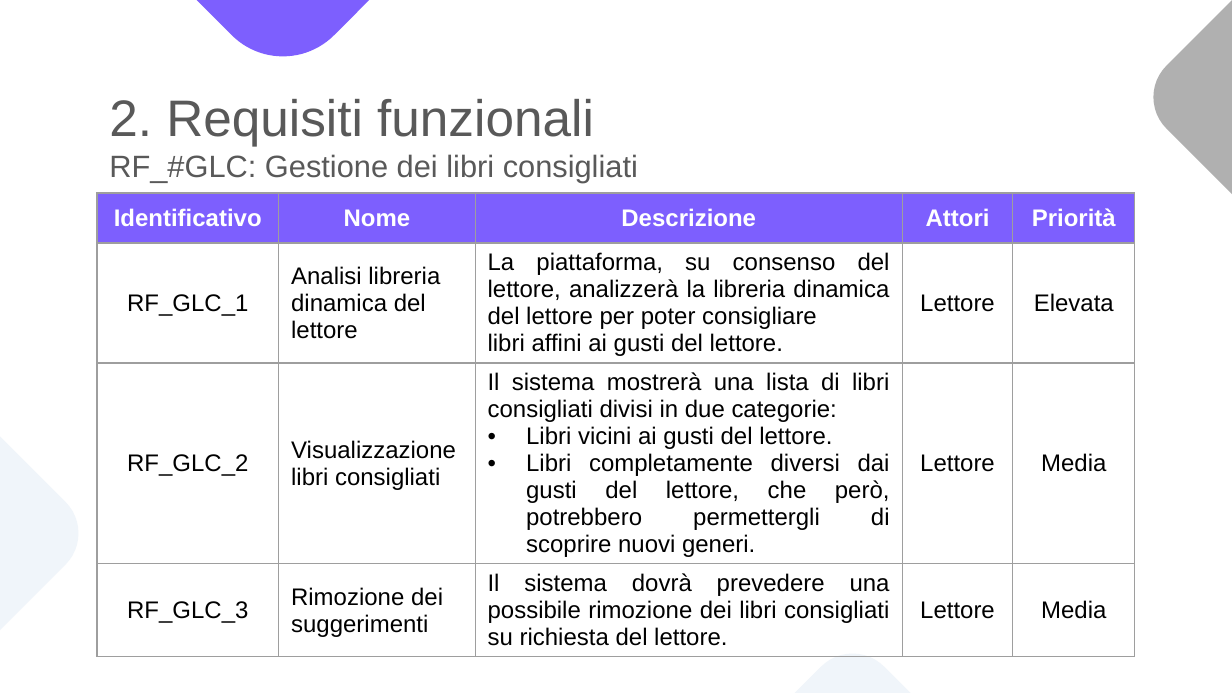
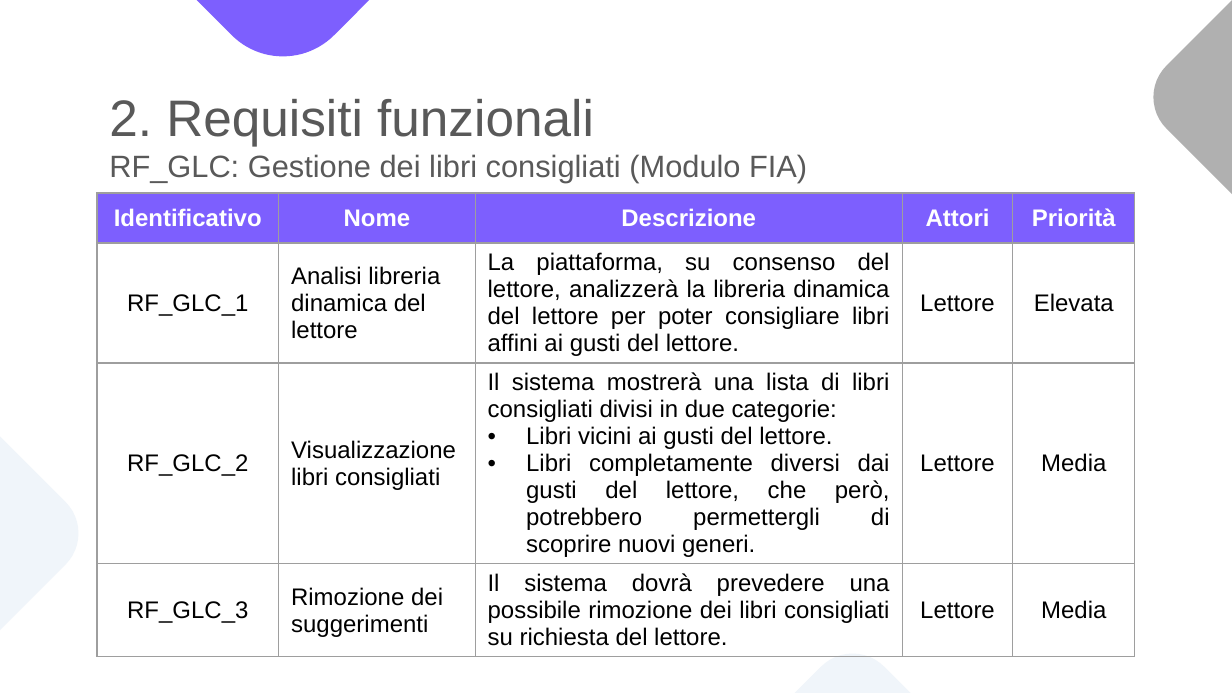
Before and after one commit to notjuary/Bookster_Classe03, a slide deck: slide 16 of DOC/Presentazione.pptx. Drawn at 1232x693 pixels with LibreOffice and Linux fonts; fonts in the diff are those of the drawing. Boxes give left, top, right and bottom in pixels: in the first picture for what was removed or moved away, otherwise in the second. Text is boxed around its words. In the diff, an @@ line names an element or a change of style, - is before the commit and + after.

```diff
--- a/DOC/Presentazione.pptx
+++ b/DOC/Presentazione.pptx
@@ title at (109, 99, 807, 183): text changed @@
-2. Requisiti funzionali
-RF_#GLC: Gestione dei libri consigliati
+2. Requisiti funzionali
+RF_GLC: Gestione dei libri consigliati (Modulo FIA)
@@ table at (97, 193, 1137, 683) @@
-row 2, column 3: La piattaforma, su consenso del lettore, analizzerà la libreria dinamica del lettore per poter consigliare / libri affini ai gusti del lettore.
+row 2, column 3: La piattaforma, su consenso del lettore, analizzerà la libreria dinamica del lettore per poter consigliare libri affini ai gusti del lettore.
```
Also in this commit, not shown: 17 other slides changed, 14 slides added, 3 slides removed.
